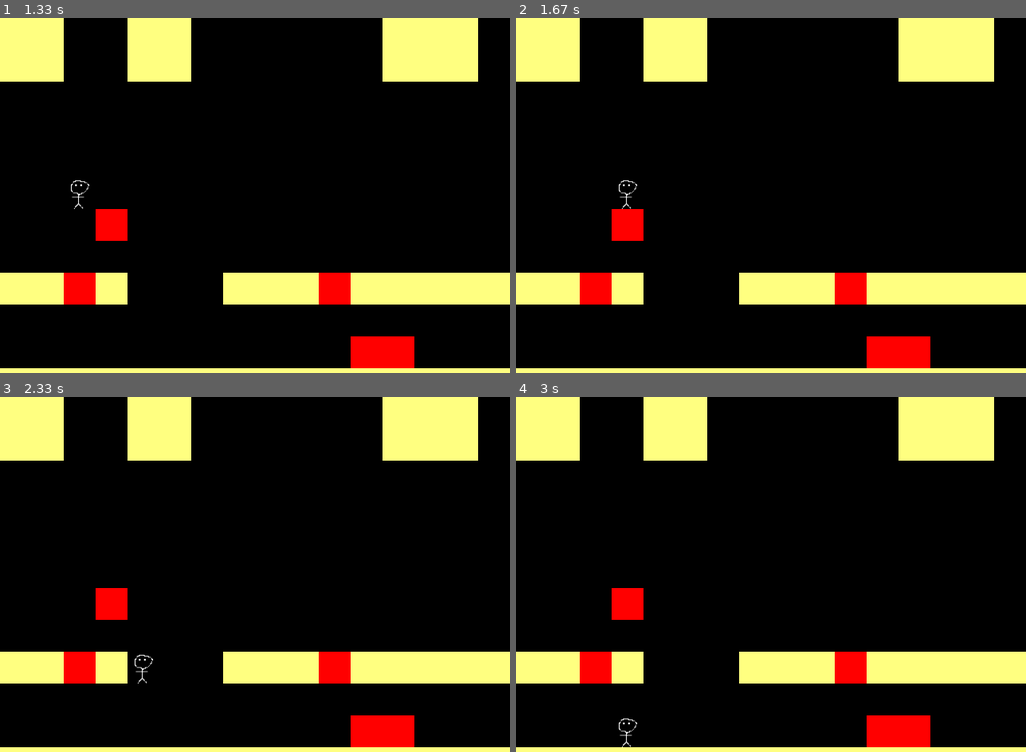
Above: before the commit, frames 1-4 (two rows, left to right).
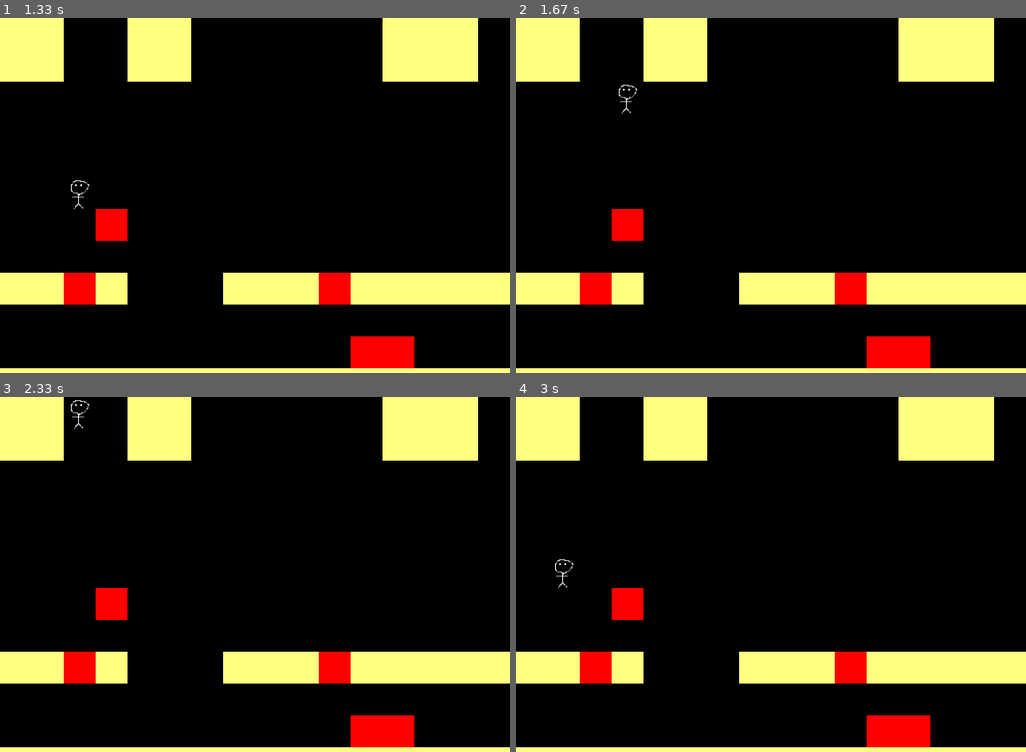
Above: after the commit, the same moments.

Repository: jsbueno/pybr21_pygame_tutorial
Game: pygame game, started from jogo.py
Same seed, same stepped clock (60 frames per second), same inputs: the game is played once before the commit and once after it.
Inputs:
- Up to frame 1 (1.33 s): tap Enter at 0.33 s; hold Right 0.67-1.13 s; hold Up from 1.17 s (still down)
- Up to frame 2 (1.67 s): release Up at 1.47 s; hold Right from 1.5 s (still down)
- Up to frame 3 (2.33 s): release Right at 1.97 s; hold Left from 2 s (still down)
- Up to frame 4 (3 s): release Left at 2.53 s; hold Down 2.57-2.87 s; hold Left from 2.9 s (still down)

Frame 1 is identical in both runs. In frame 2, 0.1% of the frame differs, in the area x 20-24%, y 18-54%; in frame 3, 0.1%; in frame 4, 0.1%.

Commit message:
Algoritmo para pulo

Diff:
--- a/jogo.py
+++ b/jogo.py
@@ -24,7 +24,6 @@
             mapa[x, y] = letra
     return mapa
 
-
 class Personagem:
     def __init__(self, caminho, mapa, x, y):
         self.x = x
@@ -33,6 +32,8 @@
         self.vy = 0
         self.mapa = mapa
         self.carrega_imagem(caminho)
+        self.pulo = False
+        self.tempo_de_queda = 0
 
     def movimento(self, eventos):
         ox, oy = self.x, self.y
@@ -42,12 +43,19 @@
                 if evento.key == pygame.K_RIGHT: self.vx = v
                 if evento.key == pygame.K_DOWN: self.vy = v
                 if evento.key == pygame.K_UP:
-                    self.vy = -v * 3
+                    if self.tempo_de_queda == 0:
+                        self.vy = -v * 3
+                        self.pulo = True
+                    elif self.tempo_de_queda == 1 and self.pulo:
+                        self.vy = -v * 3
+                        self.pulo = True
+
                 if evento.key == pygame.K_ESCAPE:
                     raise GameOver()
             if evento.type == pygame.KEYUP:
                 self.vx = 0
-                self.vy = 0
+                if self.pulo == 0:
+                    self.vy = 0
         self.x += self.vx
         self.y += self.vy
         if self.x < 0: self.x= 0
@@ -62,6 +70,12 @@
             chao = self.mapa.get((round(self.x), round(self.y) + 1), " ")
             if chao == " ":
                 self.y += v
+                self.tempo_de_queda += 1
+            else:
+                self.pulo = False
+                self.tempo_de_queda = 0
+
+
 
     def carrega_imagem(self, caminho):
         imagem = pygame.image.load(caminho)
@@ -82,8 +96,6 @@
             pygame.display.flip()
 
 
-
-
 def principal():
     tela = pygame.display.set_mode(TAMANHO)
     mapa = lemapa("mapa0.txt")
